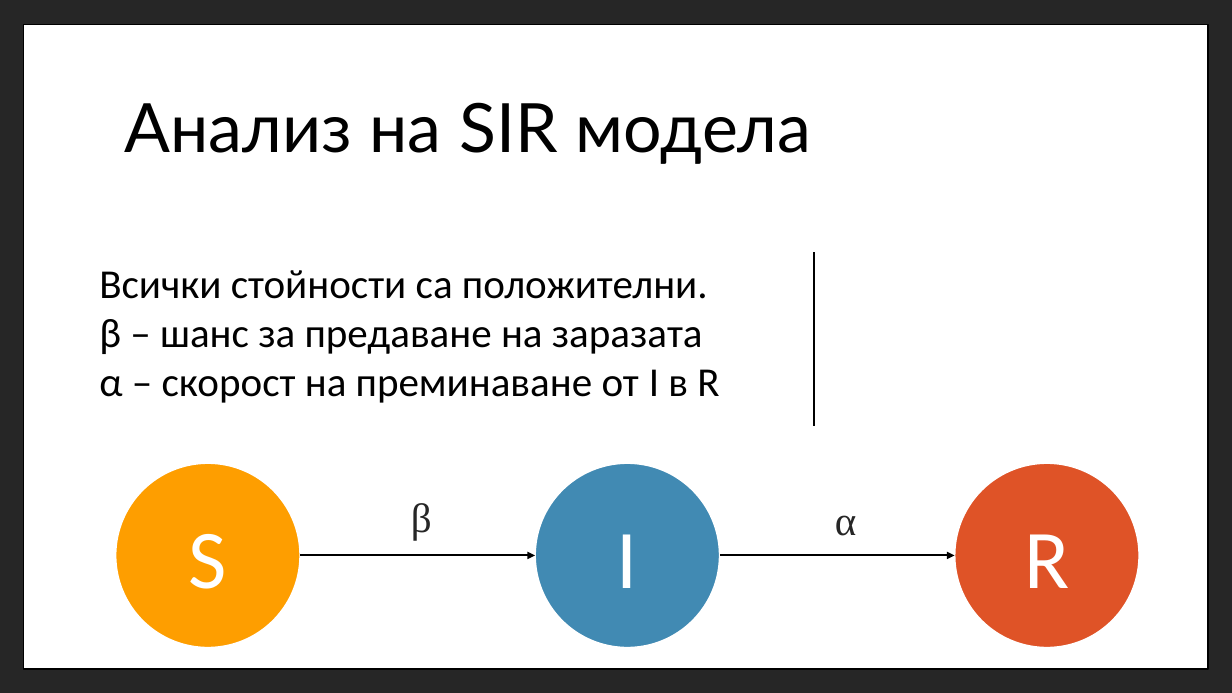
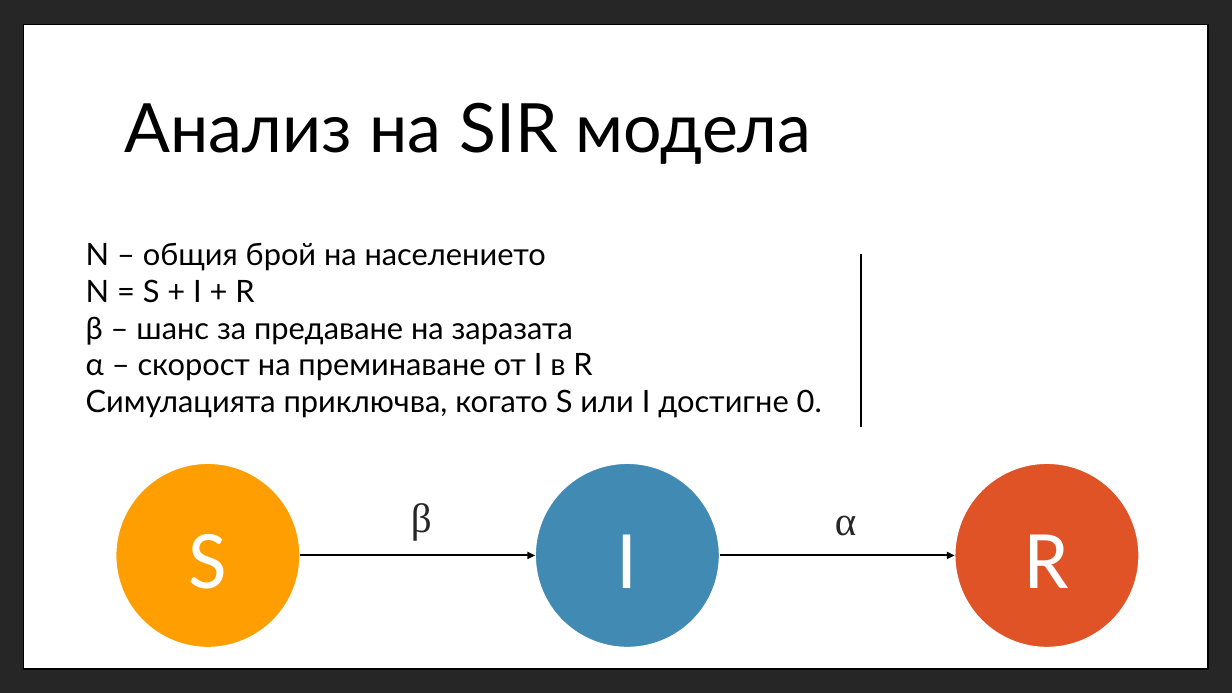
Before and after one commit to mnitchev/MathematicalModelling, a slide deck: slide 8 of MathematicalModelingOfEpidemology.pptx. Drawn at 1232x693 pixels with LibreOffice and Linux fonts; fonts in the diff are those of the drawing; grey boxes stand for pictures. Boxes give left, top, right and bottom in pixels: in the first picture for what was removed or moved away, otherwise in the second. Text is boxed around its words. In the diff, an @@ line names an element or a change of style, - is before the commit and + after.

Commit message:
Added final slides to presentation.

```diff
--- a/MathematicalModelingOfEpidemology.pptx
+++ b/MathematicalModelingOfEpidemology.pptx
@@ text "N – общия брой на ...": place and size @@
-text "N – общия брой на ..." at (99,270,719,403)
+text "N – общия брой на ..." at (86,242,822,418)
@@ text at (86,242,546,303): text changed; size 32 to 24 pt; font Calibri to Lato @@
-Всички стойности са положителни.
+N – общия брой на населението
+N = S + I + R
@@ line moved from (814, 252) - (814, 426) to (860, 253) - (860, 427) @@
@@ text at (86,316,592,381): size 32 to 24 pt, font Calibri to Lato in "β – шанс за предаване на заразата", "α – скорост на преминаване от I ..." @@
@@ text at (86,389,822,418): paragraph added @@
+Симулацията приключва, когато S или I достигне 0.
```
Also in this commit, not shown: 2 other slides changed, 4 slides added, 1 slide removed.
